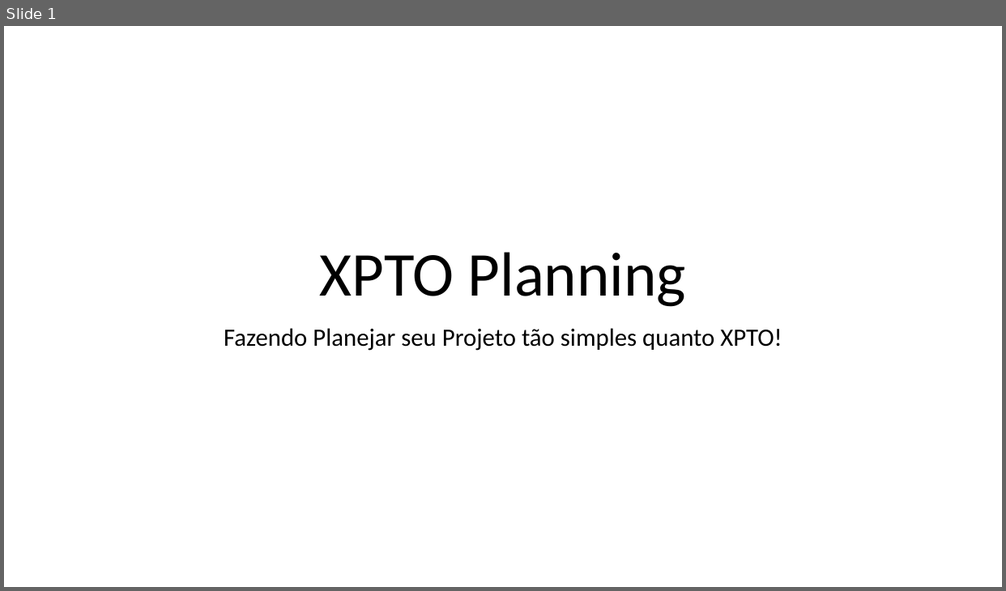
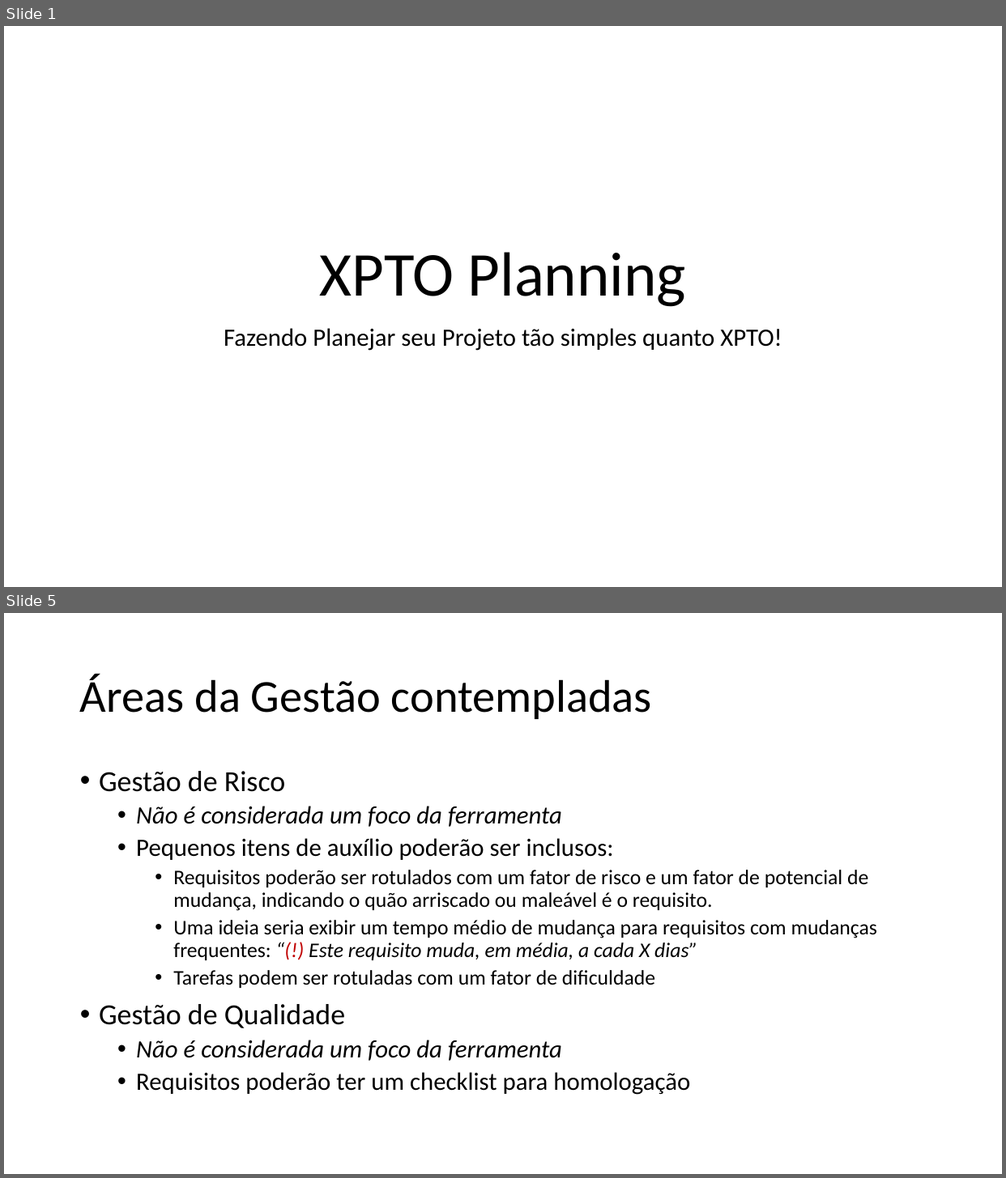
Before and after one commit to g0dkar/talpi, a slide deck: XPTO Planning.pptx. Shown one above the other, each under a label of ours: slide 1 before the commit, slides 1 and 5 after it; the slides between them are not shown. The pictures are 1006x591 and 1006x1178 pixels, drawn with LibreOffice and Linux fonts; fonts in the diff are those of the drawing. Boxes give left, top, right and bottom in pixels: in the first picture for what was removed or moved away, otherwise in the second. Text is boxed around its words. In the diff, an @@ line names an element or a change of style, - is before the commit and + after.

```diff
--- a/XPTO Planning.pptx
+++ b/XPTO Planning.pptx
@@ slide 5 added at bbox=[4, 613, 1002, 1174], background #FFFFFF @@
@@ title added at bbox=[80, 674, 652, 719], 44 pt, text #000000 @@
+Áreas da Gestão contempladas
@@ text added at bbox=[99, 771, 877, 1095], 20 pt, text #000000 @@
+• Gestão de Risco
+  • Não é considerada um foco da ferramenta
+  • Pequenos itens de auxílio poderão ser inclusos:
+    • Requisitos poderão ser rotulados com um fator de risco e um fator de potencial de mudança, indicando o quão arriscado ou maleável é o requisito.
+    • Uma ideia seria exibir um tempo médio de mudança para requisitos com mudanças frequentes: “(!) Este requisito muda, em média, a cada X dias”
+    • Tarefas podem ser rotuladas com um fator de dificuldade
+• Gestão de Qualidade
+  • Não é considerada um foco da ferramenta
+  • Requisitos poderão ter um checklist para homologação
```
Also in this commit, not shown: 9 other slides added, 1 slide removed.
